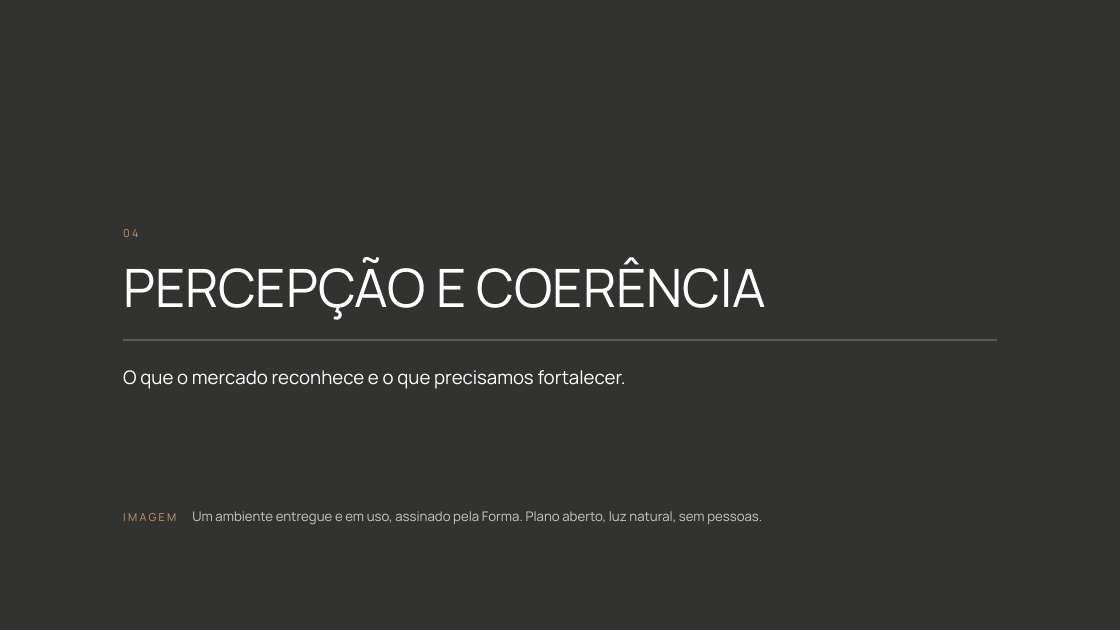
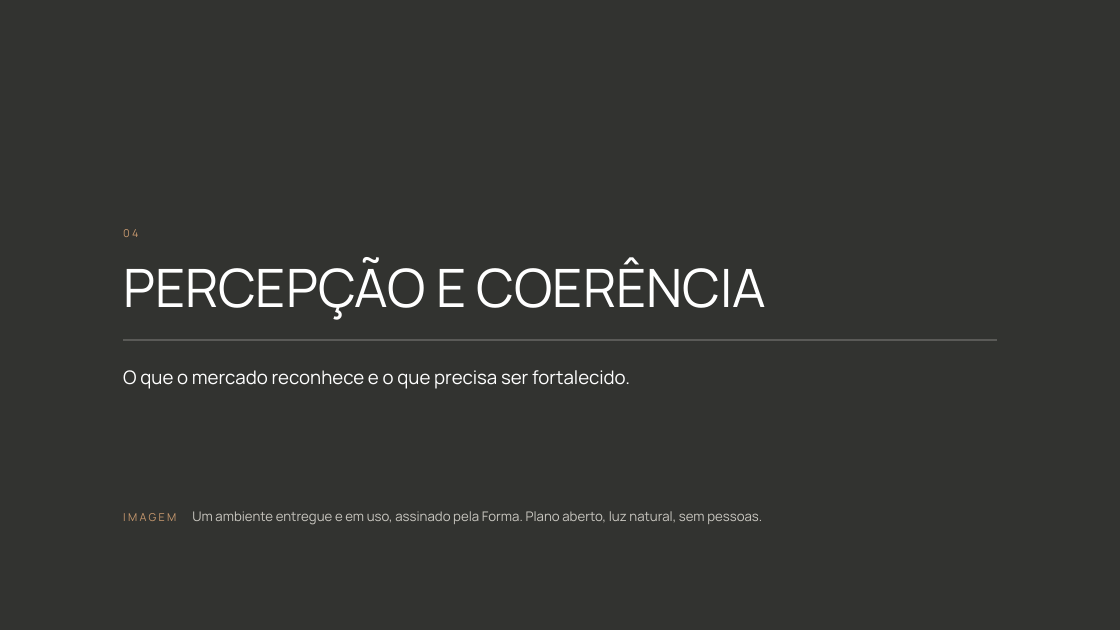
Before and after one commit to kellyalbertkabrand/Apresentacao_Revelacao_de_Essencia, a slide deck: slide 16 of clientes/flavia-muccelin/Cultura-de-Marca-Forma.pptx. Drawn at 1120x630 pixels with LibreOffice and Linux fonts; fonts in the diff are those of the drawing; background and template pictures are left out; a plain dark background stands for a picture behind light text. Boxes give left, top, right and bottom in pixels: in the first picture for what was removed or moved away, otherwise in the second. Text is boxed around its words. In the diff, an @@ line names an element or a change of style, - is before the commit and + after.

```diff
--- a/clientes/flavia-muccelin/Cultura-de-Marca-Forma.pptx
+++ b/clientes/flavia-muccelin/Cultura-de-Marca-Forma.pptx
@@ text at box(123, 370, 630, 389): text changed @@
-O que o mercado reconhece e o que precisamos fortalecer.
+O que o mercado reconhece e o que precisa ser fortalecido.
```
Also in this commit, not shown: 2 other slides changed, 21 other files.
